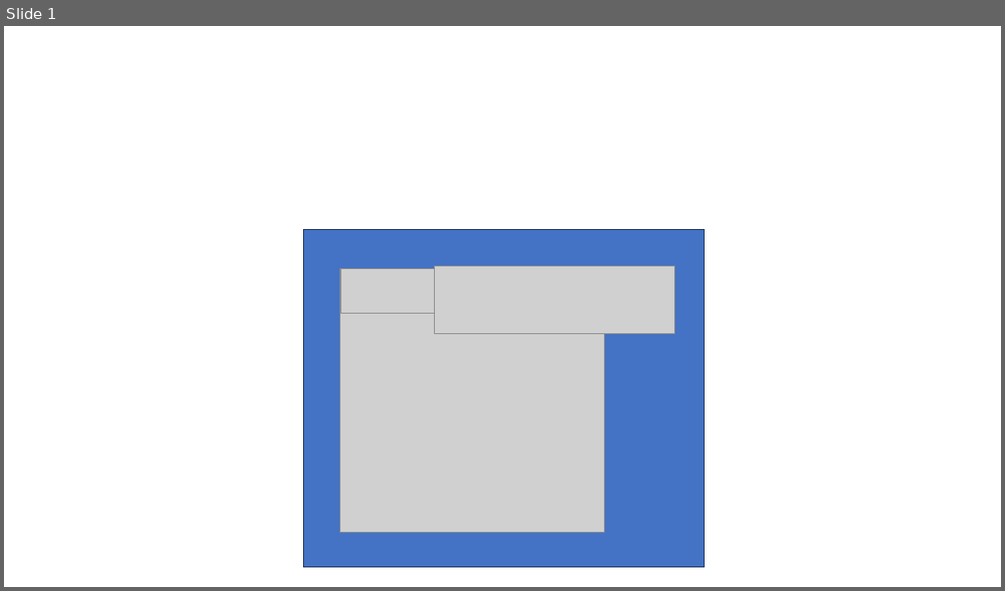
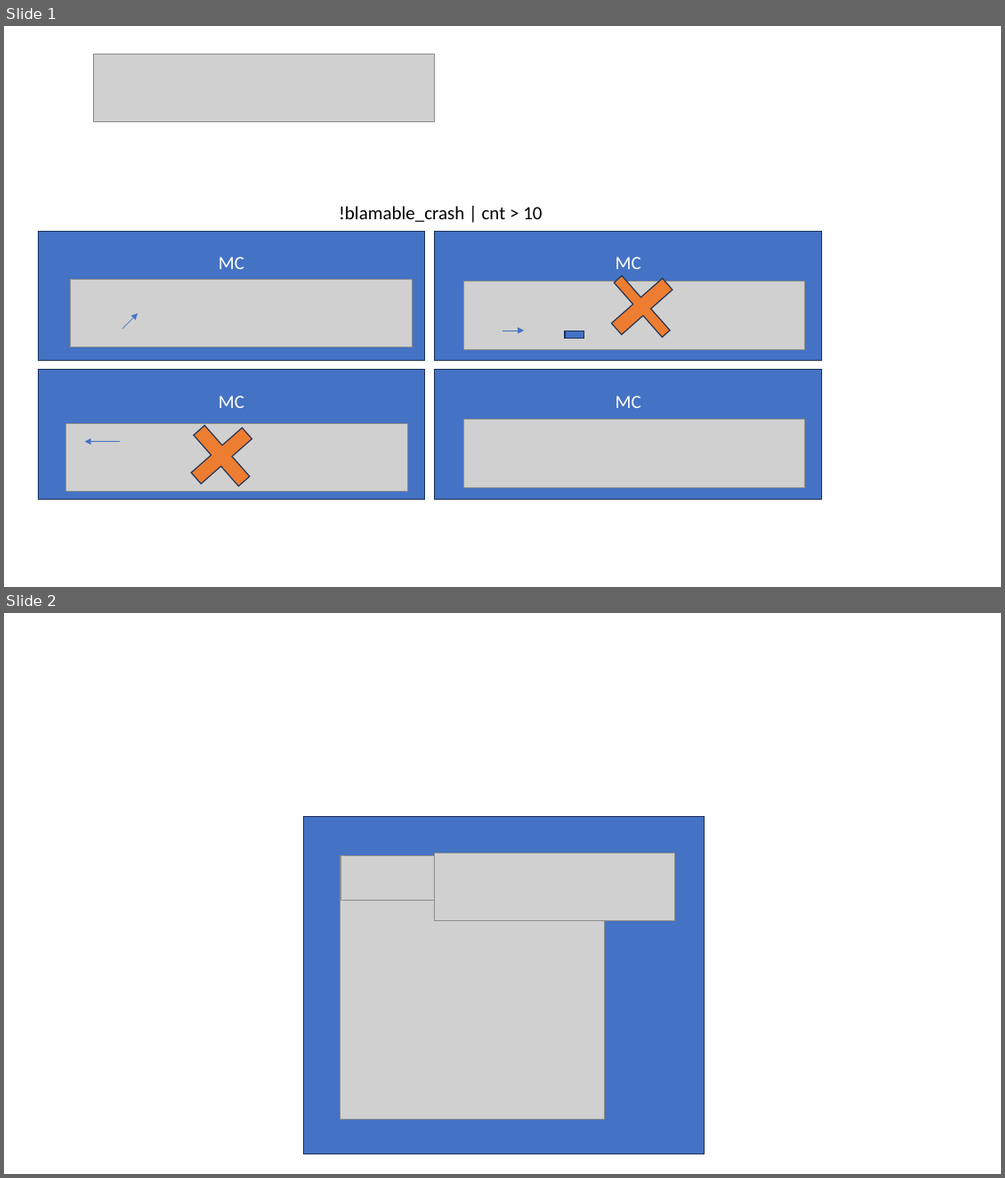
Before and after one commit to coenig/very-fast-math, a slide deck: examples/UrbanTopologies.pptx. Shown one above the other, each under a label of ours: slide 1 before the commit, slides 1 and 2 after it. The pictures are 1005x591 and 1005x1178 pixels, drawn with LibreOffice and Linux fonts; fonts in the diff are those of the drawing; grey boxes stand for pictures. Boxes give left, top, right and bottom in pixels: in the first picture for what was removed or moved away, otherwise in the second. Text is boxed around its words. In the diff, an @@ line names an element or a change of style, - is before the commit and + after.

Commit message:
minor

```diff
--- a/examples/UrbanTopologies.pptx
+++ b/examples/UrbanTopologies.pptx
@@ slide 1 added at <box>4,26,1001,587</box>, background #FFFFFF @@
@@ picture added at <box>93,54,434,122</box> @@
@@ text added at <box>339,206,542,222</box>, 18 pt, text #000000 @@
+!blamable_crash | cnt > 10
@@ rectangle added at <box>38,231,425,361</box>, fill #4472C4, outline #1E3256 1 pt, 18 pt, text #FFFFFF @@
+MC
@@ rectangle added at <box>435,231,822,361</box>, fill #4472C4, outline #1E3256 1 pt, 18 pt, text #FFFFFF @@
+MC
@@ plus added at <box>592,257,692,356</box>, fill #ED7D31, outline #1E3256 1 pt @@
@@ picture added at <box>71,280,412,347</box> @@
@@ picture added at <box>464,281,805,350</box> @@
@@ arrow added from (122, 329) to (138, 313), #4472C4 0.5 pt @@
@@ arrow added from (502, 330) to (524, 330), #4472C4 0.5 pt @@
@@ rectangle added at <box>565,331,584,338</box>, fill #4472C4, outline #1E3256 1 pt @@
@@ rectangle added at <box>38,370,425,499</box>, fill #4472C4, outline #1E3256 1 pt, 18 pt, text #FFFFFF @@
+MC
@@ rectangle added at <box>435,370,822,499</box>, fill #4472C4, outline #1E3256 1 pt, 18 pt, text #FFFFFF @@
+MC
@@ picture added at <box>66,424,407,491</box> @@
@@ plus added at <box>174,408,270,504</box>, fill #ED7D31, outline #1E3256 1 pt @@
@@ picture added at <box>464,419,805,487</box> @@
@@ arrow added from (120, 442) to (85, 442), #4472C4 0.5 pt @@
@@ what was slide 1 is now slide 2 @@
```
